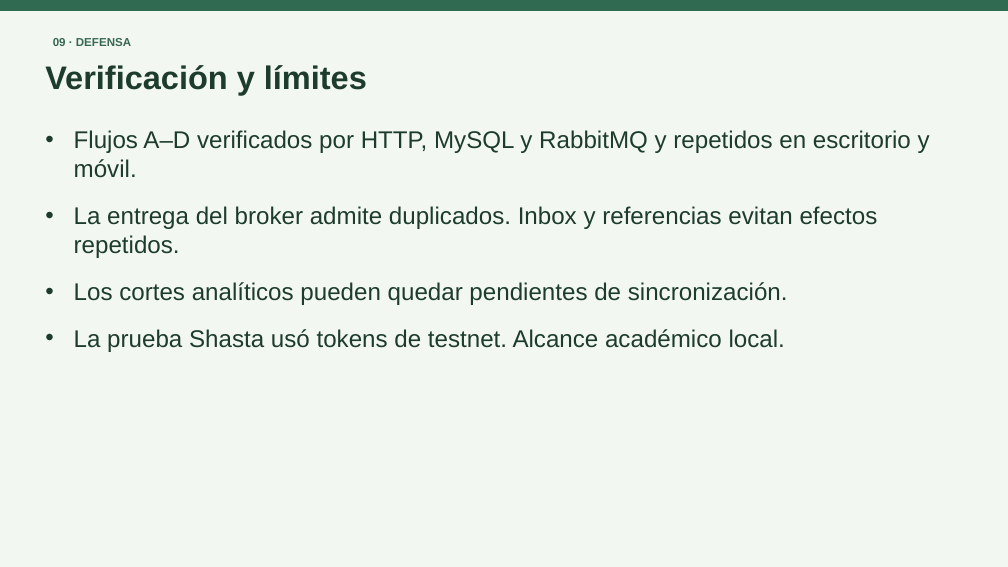
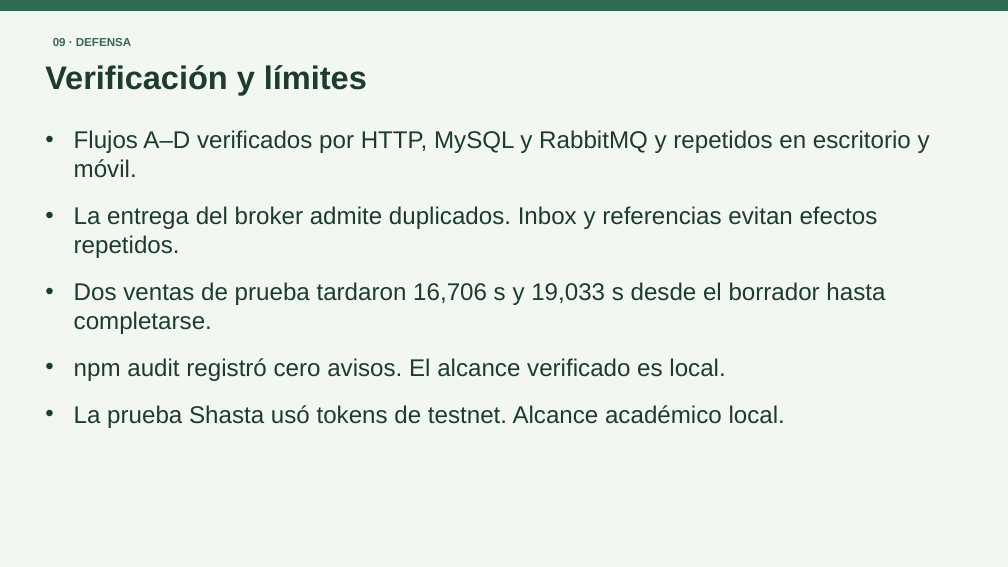
Before and after one commit to RS04a/ervanula, a slide deck: slide 15 of docs/full-app/entrega/ARVELUNA_Defensa.pptx. Drawn at 1008x567 pixels with LibreOffice and Linux fonts; fonts in the diff are those of the drawing. Boxes give left, top, right and bottom in pixels: in the first picture for what was removed or moved away, otherwise in the second. Text is boxed around its words. In the diff, an @@ line names an element or a change of style, - is before the commit and + after.

Commit message:
chore(delivery): finalize audited ARVELUNA academic release

```diff
--- a/docs/full-app/entrega/ARVELUNA_Defensa.pptx
+++ b/docs/full-app/entrega/ARVELUNA_Defensa.pptx
@@ text at [74, 282, 885, 381]: text changed @@
-• Los cortes analíticos pueden quedar pendientes de sincronización.
+• Dos ventas de prueba tardaron 16,706 s y 19,033 s desde el borrador hasta completarse.
+• npm audit registró cero avisos. El alcance verificado es local.
```
Also in this commit, not shown: 4 other slides changed, 20 other files.
